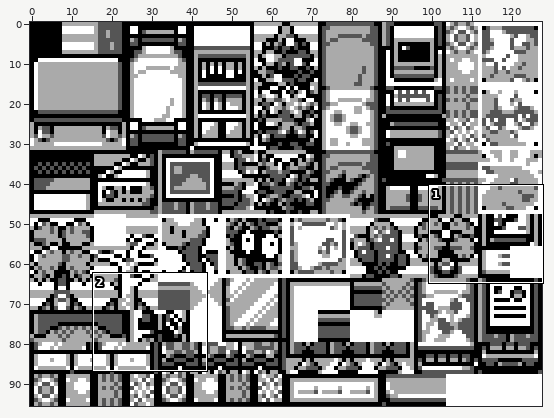
A sprite sheet gets an edit: gfx/tilesets/players_room.png. Above, an overview of the earlier version with the close-up marked.
Close-up. As it was:
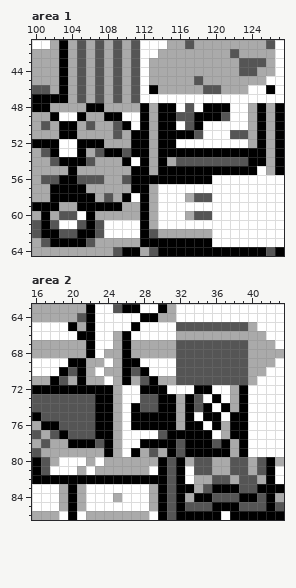
The file is 128x96 pixels. Shown: area 1: x 100..127, y 41..64; area 2: x 16..43, y 63..86.
Once edited:
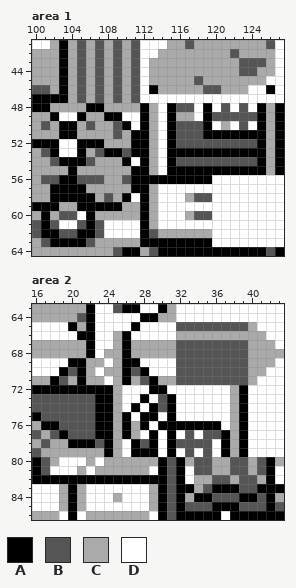
Palette (. is transparent): A #000000  B #555555  C #aaaaaa  D #ffffff
Change:
Area 1:
y 48: x 114 A -> D; x 116 D -> B; x 120..121 AA -> DB; x 123..124 DC -> BD
y 49: x 114 A -> D; x 116..118 BBA -> CCD; x 120 A -> B; x 122..124 DDC -> BBB
y 50: x 114 A -> D; x 116 D -> B; x 118..119 AD -> BA; x 121 D -> C; x 123..124 DC -> BD
y 51: x 114 A -> D; x 116..117 AA -> BB; x 119..124 DDDBBC -> AAAAAA
y 52: x 114 A -> D; x 116..124 DDDDDDDDC -> BBBBBBBBB
y 53: x 114 A -> D
y 54: x 114..115 AC -> DA; x 124 A -> B
y 55: x 114 A -> D; x 125 D -> A
Area 2:
y 72: x 28 A -> D; x 34..35 AA -> DD
y 73: x 28..30 BBA -> ADB; x 32..34 CAB -> DDD; x 36 A -> D
y 74: x 28..30 BBA -> DAB; x 32..35 CABA -> DDDD; x 37 A -> D
y 75: x 26..27 DA -> AD; x 30 A -> D; x 32..33 CA -> DD; x 35..36 AA -> DD; x 38 A -> C
y 76: x 26..27 DA -> AC; x 29 A -> D; x 32 C -> A; x 35 D -> A; x 37..38 CA -> DC
y 77: x 26..27 DD -> AC; x 29..30 DB -> AD; x 32..38 AAAADCA -> DBDBBAC
y 78: x 27..28 DA -> AB; x 30 A -> D; x 33..36 AAAB -> BBBD
y 79: x 28..30 CBC -> AAD; x 32..36 BAAAA -> DBDBD
Pixel boxes of the changes (left, top, right, bottom) in both close-ups:
changed: (158, 103, 266, 175)
changed: (122, 385, 239, 457)
